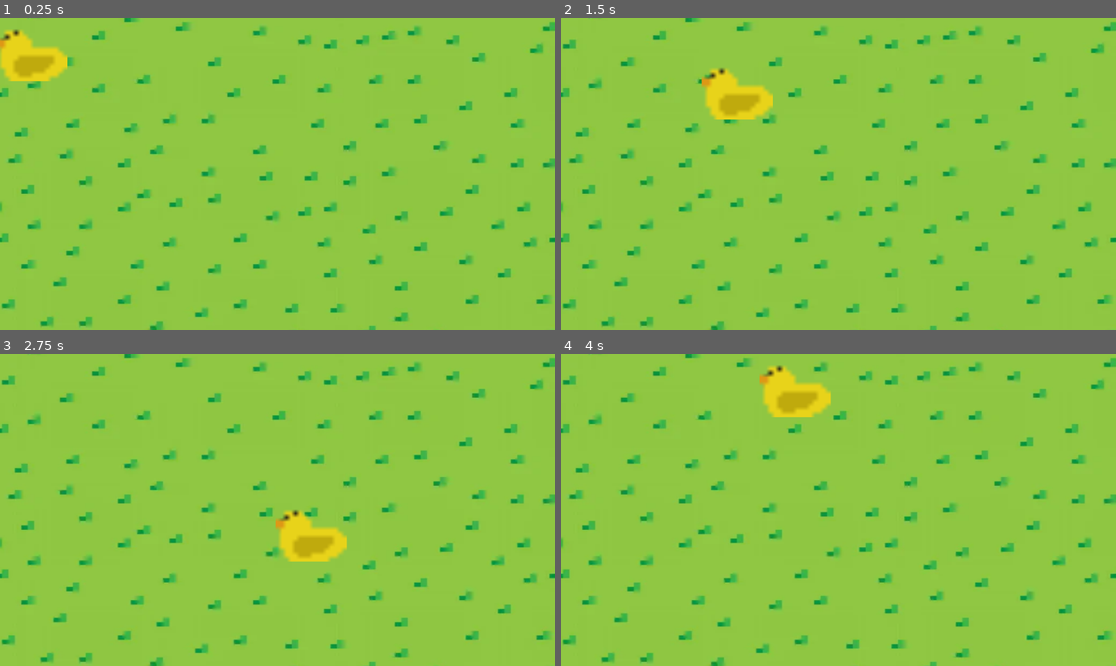
Above: before the commit, frames 1-4 (two rows, left to right).
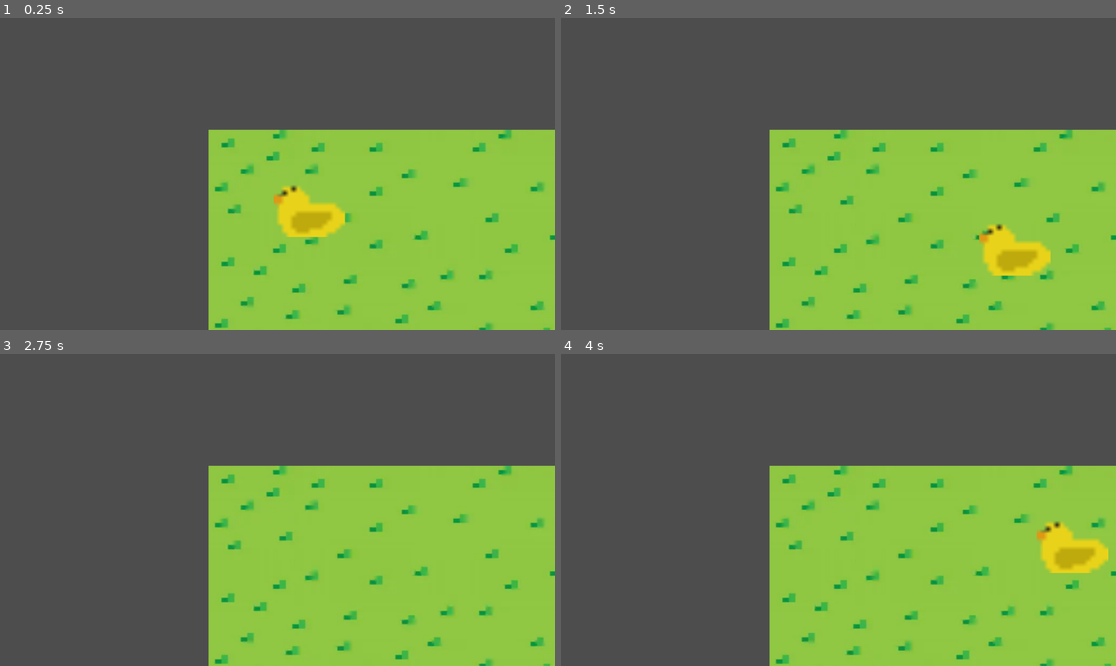
Above: after the commit, the same moments.

Repository: Is0toi/Quack-Quest
Game: Godot game, scene res://node_2d.tscn
The game is run twice, just before and just after one commit, with the same random seed, the same clock (stepped at 60 frames per second) and the same inputs.
Inputs:
- Up to frame 1 (0.25 s): no input
- Up to frame 2 (1.5 s): tap Enter at 0.5 s; hold D (right) 0.53-1.28 s; hold S (down) from 1.28 s (still down)
- Up to frame 3 (2.75 s): release S (down) at 2.03 s; hold D (right) from 2.03 s (still down)
- Up to frame 4 (4 s): release D (right) at 2.78 s; hold W (up) 2.78-3.53 s; hold A (left) from 3.53 s (still down)

The runs differ from the first frame. In frame 1, 66% of the frame differs, in the area x 0-100%, y 0-100%; in frame 2, 66%; in frame 3, 66%; in frame 4, 66%.

Commit message:
Added background and camera objects

Diff:
--- a/quack-quest/node_2d.tscn
+++ b/quack-quest/node_2d.tscn
@@ -20,3 +20,9 @@
 position = Vector2(66, 61.5)
 scale = Vector2(9.25, 8.6875)
 texture = ExtResource("3_q6r6c")
+
+[node name="AnimatedSprite2D" type="AnimatedSprite2D" parent="CharacterBody2D"]
+
+[node name="Camera2D" type="Camera2D" parent="."]
+
+[node name="Background" type="Node2D" parent="Camera2D"]
